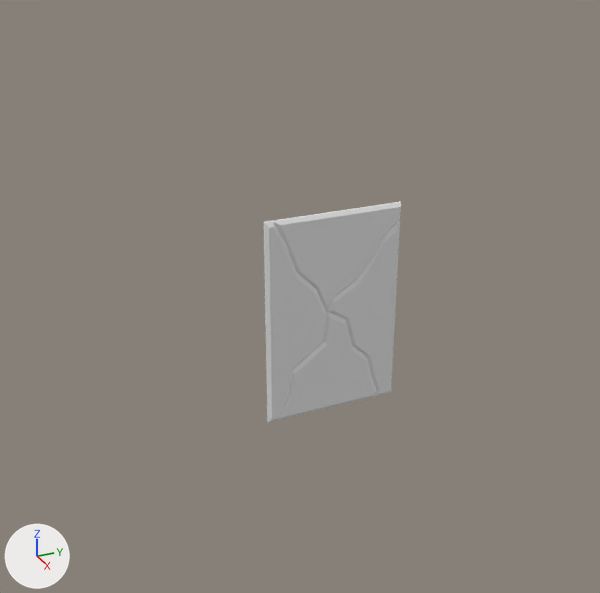
The Blender file Assets/Models/Breakable Wall.blend: old version first, new version second.
Rendered twice from a 50 mm lens placed at (18.69, -9.41, 10.08), pointed at (0.04, -1.01, 0.75). Every picture has the same lights, and +X, +Y and +Z are marked at lower left. The older version comes first.

Before the edit, the objects in view are built like this:
```python
me_plane = bpy.data.meshes.new('Plane')
me_plane.from_pydata(...)  # 150 vertices, 120 faces; spans x -1.0..1.0, y -1.0..1.0, z -0.06..0.06
ob_plane = bpy.data.objects.new('Plane', me_plane)
ob_plane.location = (0.0, 0.0, 0.0)
ob_plane.rotation_euler = (0.0, 1.571, 0.0)  # degrees (0, 90, 0)
ob_plane.scale = (3.0, 2.0, 2.0)
```
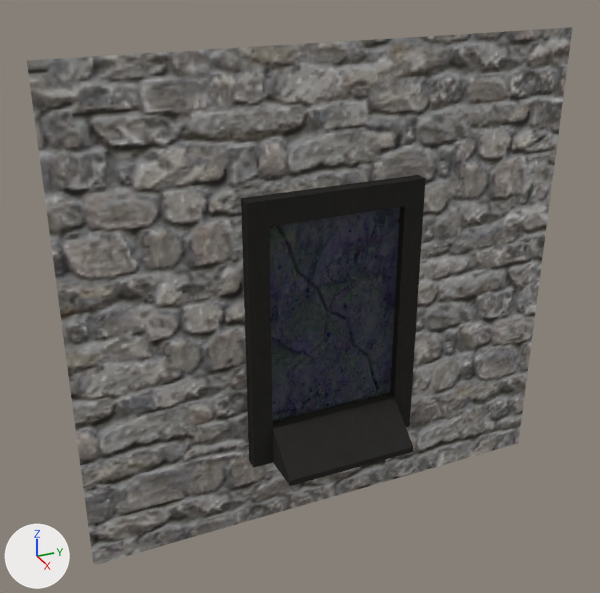
Where the change shows, as pixel boxes [x1, y1, x2, y2] in the pictures (600 x 593 px):
'Plane.001', added: after [27, 27, 572, 565]
'Plane', recoloured (darker): [269, 207, 400, 421] in both
'Cube', added: after [241, 175, 426, 486]

Edits to the bpy script that builds the scene:
```text
Add img_rock_purple_png:
    img_rock_purple_png = load_image('rock-purple.png', '../Textures/rock-purple.png', 1024, 1024, 'sRGB')
Add img_brick_wall_png:
    img_brick_wall_png = load_image('brick-wall.png', '../Textures/brick-wall.png', 256, 256, 'sRGB')
Add img_smooth_stone_jpg:
    img_smooth_stone_jpg = load_image('smooth-stone.jpg', '../Textures/smooth-stone.jpg', 140, 140, 'sRGB')
Add mat_material_001:
    mat_material_001 = principled_material('Material.001')
    mat_material_001.texture = img_rock_purple_png
    mat_material_001.specular_ior_level = 0.116
Add mat_material:
    mat_material = principled_material('Material')
    mat_material.texture = img_brick_wall_png
Add mat_material_002:
    mat_material_002 = principled_material('Material.002')
    mat_material_002.texture = img_smooth_stone_jpg
    mat_material_002.roughness = 0.405
    mat_material_002.specular_ior_level = 0.0
Change me_plane:
    where me_plane.from_pydata(...)  # 150 vertices, 120 faces; spans x -1.0..1.0, y -1.0..1.0, z -0.06..0.06
    add me_plane.materials.append(mat_material_001)  # picture img_rock_purple_png
Add me_plane_001:
    me_plane_001.from_pydata(...)  # 16 vertices, 8 faces; spans x -7.33..6.31, y -10.8..3.67, z 0.0
    me_plane_001.materials.append(mat_material)  # picture img_brick_wall_png
Add me_cube:
    me_cube.from_pydata(...)  # 44 vertices, 45 faces; spans x -1.0..4.3, y -1.0..16.1, z -4.2..3.7
    me_cube.materials.append(mat_material_002)  # picture img_smooth_stone_jpg
Add ob_plane_001:
    ob_plane_001 = bpy.data.objects.new('Plane.001', me_plane_001)
    ob_plane_001.location = (0.0, 3.53, 0.0)
    ob_plane_001.rotation_euler = (0.0, 1.571, 0.0)  # degrees (0, 90, 0)
Add ob_cube:
    ob_cube = bpy.data.objects.new('Cube', me_cube)
    ob_cube.location = (0.0, -2.3, 0.0)
    ob_cube.scale = (0.361, 0.3, 1.0)
```
